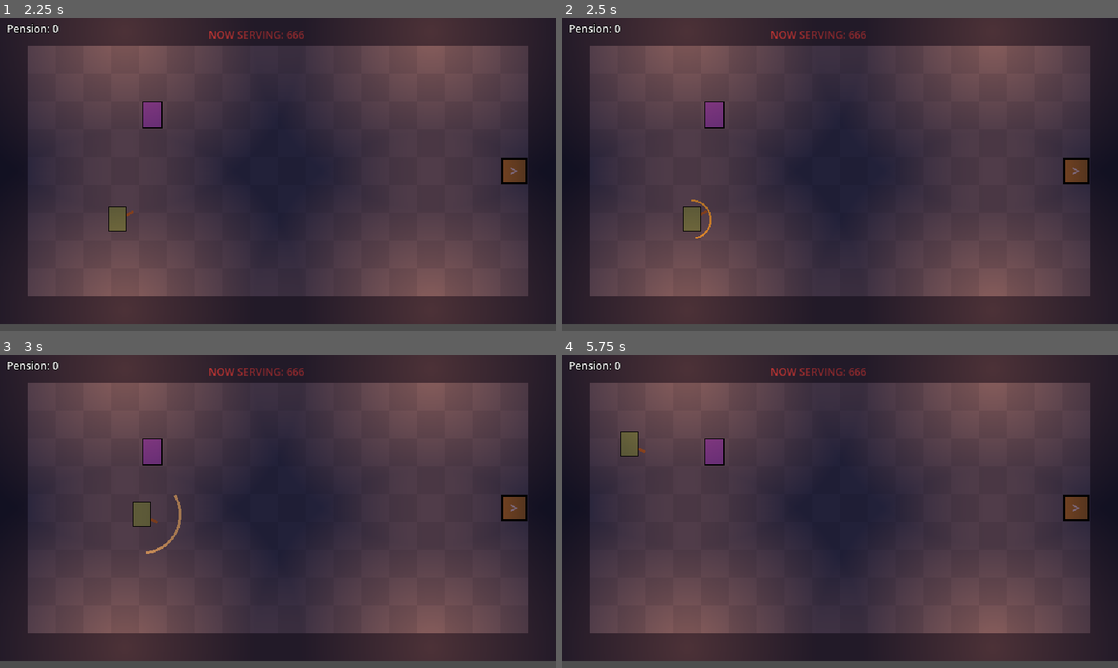
Above: before the commit, frames 1-4 (two rows, left to right).
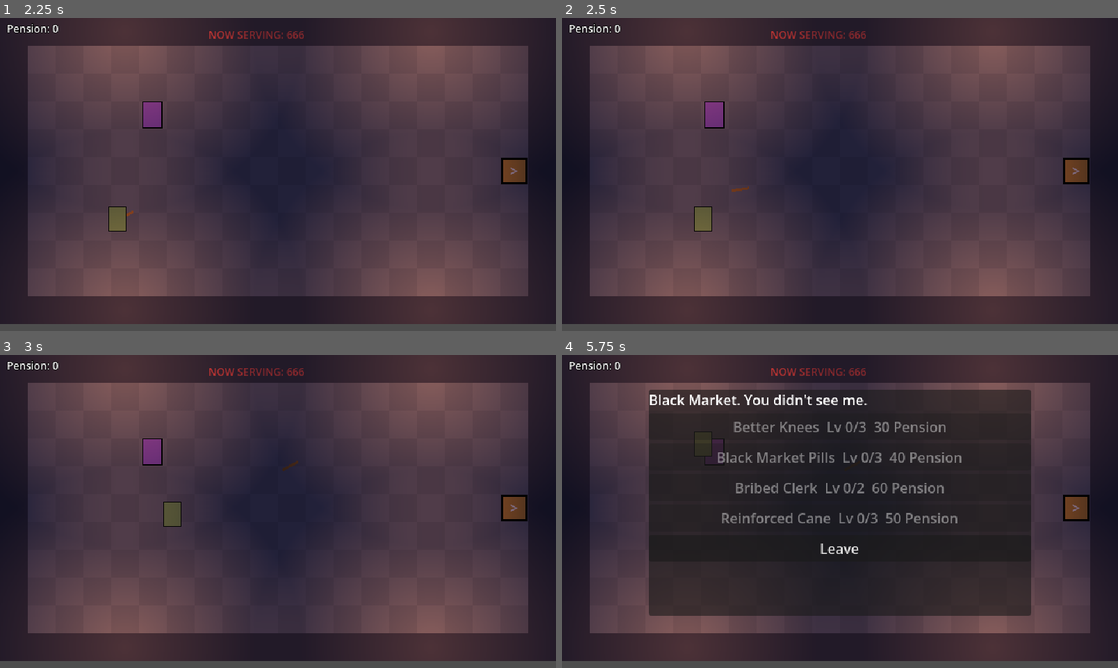
Above: after the commit, the same moments.

Repository: B1nKaTa/game
Game: Godot game, scene res://scenes/boot.tscn
The game is run twice, just before and just after one commit, with the same random seed, the same clock (stepped at 60 frames per second) and the same inputs.
Inputs (mouse positions are in pixels of both pictures, inside the frame that each line leads up to):
- Up to frame 1 (2.25 s): tap Space (dodge) at 0.5, 1.25 s; move the mouse to (400, 158) at 0.52 s; hold D (move_right) 0.53-1.28 s; hold E (interact) 0.53-1.28 s; click (400, 158) at 0.67 s; tap Enter (ui_accept) at 0.77, 1.52 s; right-click (400, 158) at 0.8 s; move the mouse to (166, 190) at 1.27 s; hold S (move_down) 1.28-2.03 s; right-click (166, 190) at 1.35 s; tap E (interact) at 1.55 s; move the mouse to (333, 105) at 2.02 s; press the mouse at (333, 105) at 2.03 s; hold D (move_right) from 2.03 s (still down)
- Up to frame 2 (2.5 s): keep holding D (move_right); right-click (895, 105) at 2.3 s
- Up to frame 3 (3 s): move the mouse to (250, 574) at 2.77 s; release D (move_right) at 2.78 s; release the mouse at (250, 574) at 2.78 s; hold W (move_up) from 2.78 s (still down); tap Space (dodge) at 2.85 s; click (250, 574) at 2.92 s
- Up to frame 4 (5.75 s): tap Enter (ui_accept) at 3.02, 3.77, 5, 5.27 s; tap E (interact) at 3.05, 5.3 s; move the mouse to (1006, 558) at 3.52 s; release W (move_up) at 3.53 s; hold A (move_left) 3.53-4.25 s; hold E (interact) 3.53-4.25 s; right-click (1006, 558) at 3.8 s; click "Leave" at 4.25 s; move the mouse to (673, 464) at 5.02 s; hold A (move_left) from 5.03 s (still down); right-click (673, 464) at 5.1 s

Frame 1 is identical in both runs. In frame 2, 0.4% of the frame differs, in the area x 21-34%, y 53-71%; in frame 3, 0.6%; in frame 4, 40%, in the area x 10-85%, y 11-84%.

Commit message:
Throw the cane with right click
Co-Authored-By: Claude Opus 5.5 <noreply@anthropic.com>

Diff:
--- a/scripts/actors/player.gd
+++ b/scripts/actors/player.gd
@@ -15,6 +15,8 @@
 var run: RunState
 var _combo := CaneCombo.new()
 var _charge := ChargeSwing.new()
+var _cane := CaneThrow.new()
+var _thrown_cane: ThrownCane
 var _dodge := DodgeTimer.new()
 var _aim := Vector2.RIGHT
 var _dodge_direction := Vector2.RIGHT
@@ -64,6 +66,12 @@
 
 
 func _handle_attacks() -> void:
+	if not _cane.is_held():
+		_charge.cancel()
+		return
+	if Input.is_action_just_pressed("throw"):
+		_throw_cane()
+		return
 	if Input.is_action_just_pressed("attack"):
 		var damage := _combo.try_attack()
 		if damage > 0:
@@ -72,6 +80,29 @@
 	if Input.is_action_just_released("attack"):
 		if _charge.release():
 			_swing(ChargeSwing.DAMAGE, CHARGE_REACH, CHARGE_ANGLE, ChargeSwing.KNOCKBACK)
+
+
+func _throw_cane() -> void:
+	var parent := get_parent()
+	if parent == null or not _cane.try_throw():
+		return
+	_charge.cancel()
+	_thrown_cane = ThrownCane.new()
+	_thrown_cane.setup(_cane, self, _aim, run.stats.damage_mult)
+	parent.add_child(_thrown_cane)
+	_thrown_cane.global_position = global_position + _aim * ThrownCane.LENGTH
+
+
+func recall_cane() -> void:
+	if is_instance_valid(_thrown_cane):
+		_thrown_cane.queue_free()
+	_thrown_cane = null
+	_cane.catch_cane()
+
+
+func _exit_tree() -> void:
+	if is_instance_valid(_thrown_cane):
+		_thrown_cane.queue_free()
 
 
 func _swing(damage: float, reach: float, angle: float, push: float) -> void:
@@ -100,7 +131,8 @@
 
 
 func _draw() -> void:
-	draw_line(Vector2.ZERO, _aim * 20.0, Color("a8692f"), 3.0)
+	if _cane.is_held():
+		draw_line(Vector2.ZERO, _aim * 20.0, Color("a8692f"), 3.0)
 	if _swing_show > 0.0:
 		draw_arc(Vector2.ZERO, _swing_reach, _aim.angle() - 1.0, _aim.angle() + 1.0, 12, Color("ffe58a"), 3.0)
 	if _charge.is_charging():
--- /dev/null
+++ b/scripts/actors/thrown_cane.gd
@@ -0,0 +1,99 @@
+class_name ThrownCane
+extends Node2D
+
+const FLY_SPEED := 320.0
+const MAX_RANGE := 200.0
+const HIT_RADIUS := 16.0
+const DAMAGE := 14.0
+const PUSH := 80.0
+const PICKUP_RADIUS := 18.0
+const RETURN_SPEED := 400.0
+const CATCH_RADIUS := 8.0
+const WALL_LAYER := 1
+const WALL_BACKOFF := 4.0
+const SPIN_SPEED := 18.0
+const LENGTH := 20.0
+
+var _state: CaneThrow
+var _player: Node2D
+var _direction := Vector2.RIGHT
+var _damage := DAMAGE
+var _travelled := 0.0
+var _spin := 0.0
+
+
+func setup(state: CaneThrow, player: Node2D, direction: Vector2, damage_mult: float) -> void:
+	_state = state
+	_player = player
+	_direction = direction
+	_damage = DAMAGE * damage_mult
+
+
+func _physics_process(delta: float) -> void:
+	if _state.is_flying():
+		_fly(delta)
+	elif _state.is_dropped():
+		_state.tick(delta)
+		_try_pick_up()
+	elif _state.is_returning():
+		_return_to_player(delta)
+	queue_redraw()
+
+
+func _fly(delta: float) -> void:
+	_spin += SPIN_SPEED * delta
+	var step := minf(FLY_SPEED * delta, MAX_RANGE - _travelled)
+	var from := global_position
+	var to := from + _direction * step
+	var wall_hit := false
+	var query := PhysicsRayQueryParameters2D.create(from, to, WALL_LAYER)
+	var result := get_world_2d().direct_space_state.intersect_ray(query)
+	if not result.is_empty():
+		wall_hit = true
+		to = result["position"] + result["normal"] * WALL_BACKOFF
+	_travelled += from.distance_to(to)
+	global_position = to
+	var enemy := _enemy_in_reach()
+	if enemy != null:
+		enemy.take_damage(_damage, _direction * PUSH)
+		_state.drop()
+	elif wall_hit or _travelled >= MAX_RANGE:
+		_state.drop()
+
+
+func _enemy_in_reach() -> Node2D:
+	var best: Node2D = null
+	var best_distance := HIT_RADIUS
+	for enemy: Node2D in get_tree().get_nodes_in_group("enemies"):
+		var distance := global_position.distance_to(enemy.global_position)
+		if distance <= best_distance:
+			best_distance = distance
+			best = enemy
+	return best
+
+
+func _try_pick_up() -> void:
+	if is_instance_valid(_player) and global_position.distance_to(_player.global_position) <= PICKUP_RADIUS:
+		_catch()
+
+
+func _return_to_player(delta: float) -> void:
+	if not is_instance_valid(_player):
+		return
+	var to_player := _player.global_position - global_position
+	var step := RETURN_SPEED * delta
+	if to_player.length() <= maxf(step, CATCH_RADIUS):
+		_catch()
+		return
+	global_position += to_player.normalized() * step
+
+
+func _catch() -> void:
+	_state.catch_cane()
+	queue_free()
+
+
+func _draw() -> void:
+	var angle := _spin if _state.is_flying() else _direction.angle()
+	var half := Vector2.from_angle(angle) * LENGTH * 0.5
+	draw_line(-half, half, Color("a8692f"), 3.0)
--- a/scripts/scenes/floor_scene.gd
+++ b/scripts/scenes/floor_scene.gd
@@ -48,6 +48,7 @@
 
 
 func _enter_room(target_id: int) -> void:
+	player.recall_cane()
 	var from_side := _current_id != -1 and _map.room(_current_id).room_type == RoomLayout.TYPE_SIDE
 	if _room_view != null:
 		_room_view.queue_free()
Not shown, added: scripts/actors/thrown_cane.gd.uid
